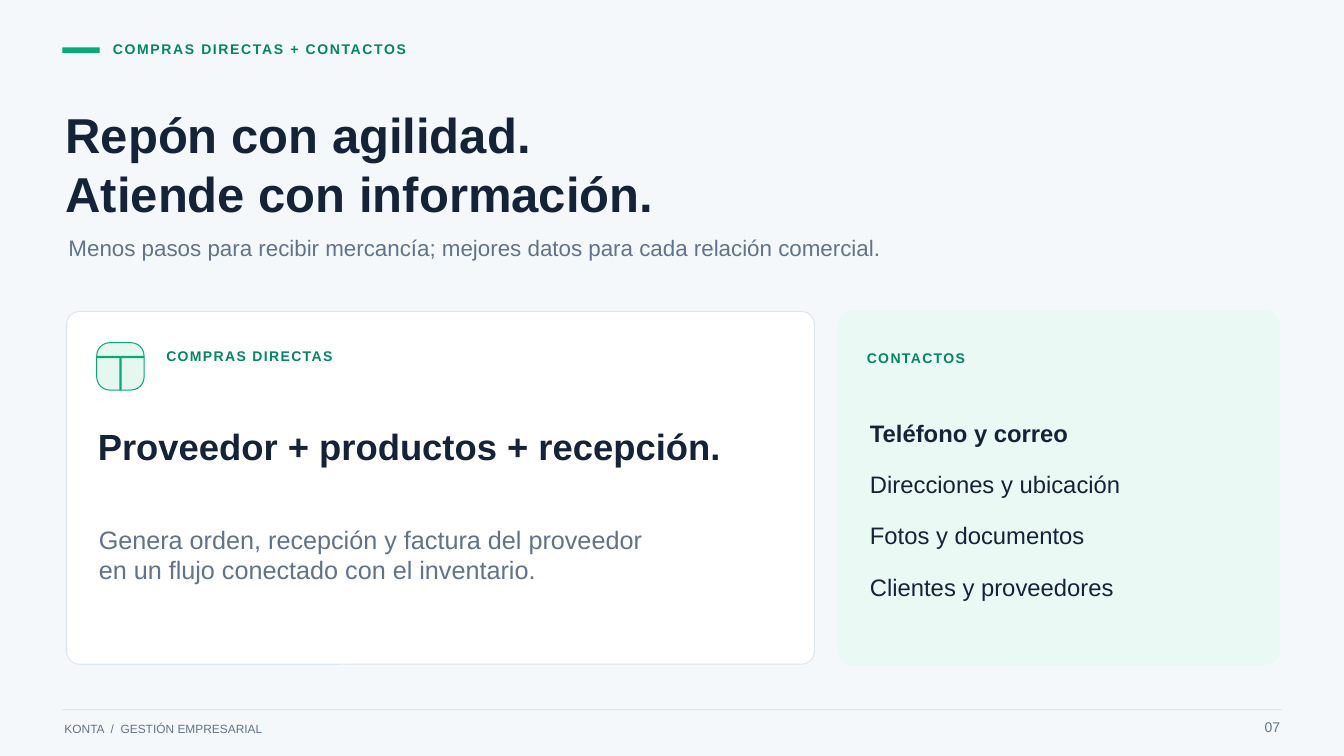
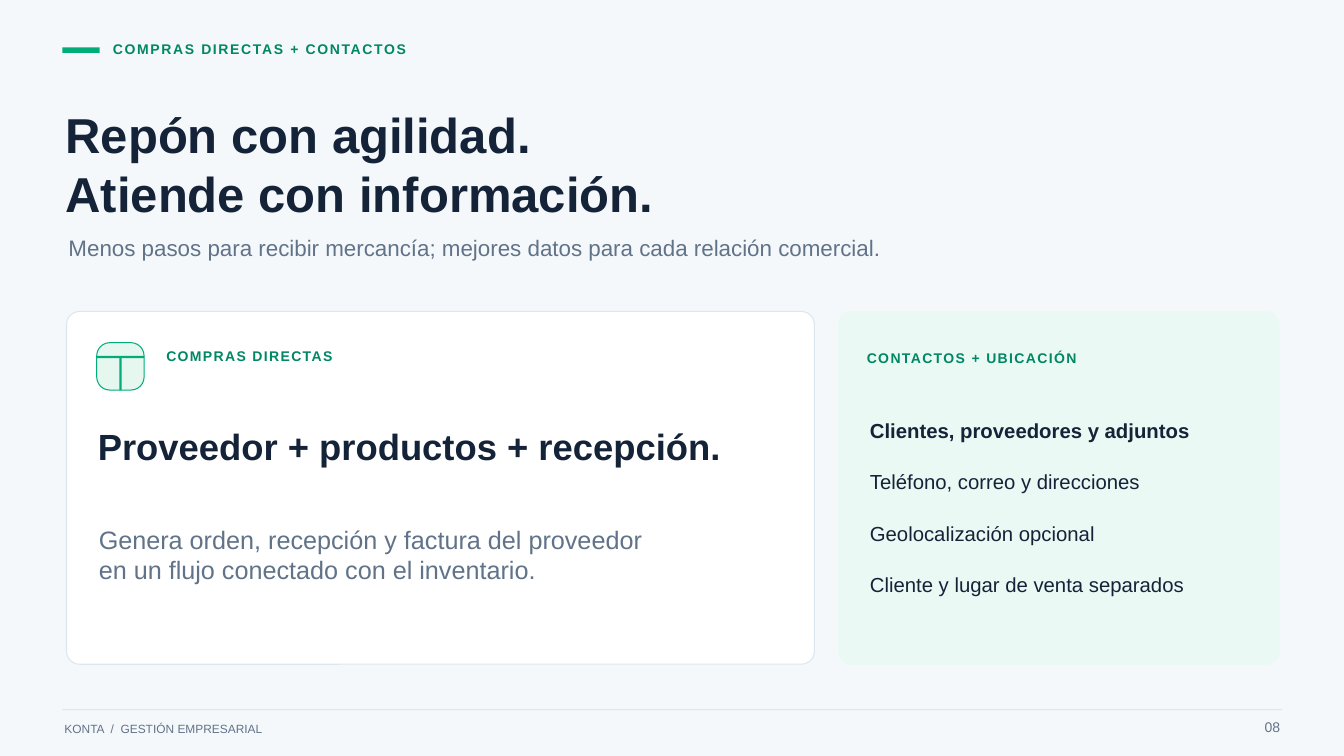
Before and after one commit to Jefersson001/Sistema-de-Venta, a slide deck: slide 8 of docs/Konta_Presentacion_Comercial.pptx (slide 7 before the commit). Drawn at 1344x756 pixels with LibreOffice and Linux fonts; fonts in the diff are those of the drawing. Boxes give left, top, right and bottom in pixels: in the first picture for what was removed or moved away, otherwise in the second. Text is boxed around its words. In the diff, an @@ line names an element or a change of style, - is before the commit and + after.

```diff
--- a/docs/Konta_Presentacion_Comercial.pptx
+++ b/docs/Konta_Presentacion_Comercial.pptx
@@ text at [867, 352, 1076, 363]: text changed @@
-CONTACTOS
+CONTACTOS + UBICACIÓN
@@ text at [870, 423, 1190, 443]: text changed; size 17 to 14.5 pt @@
-Teléfono y correo
+Clientes, proveedores y adjuntos
@@ text at [870, 474, 1140, 493]: text changed; size 17 to 14.5 pt @@
-Direcciones y ubicación
+Teléfono, correo y direcciones
@@ text at [870, 526, 1095, 546]: text changed; size 17 to 14.5 pt @@
-Fotos y documentos
+Geolocalización opcional
@@ text at [870, 577, 1184, 597]: text changed; size 17 to 14.5 pt @@
-Clientes y proveedores
+Cliente y lugar de venta separados
@@ text at [1265, 722, 1281, 732]: text changed @@
-07
+08
```
Also in this commit, not shown: 10 other slides changed, 1 slide added, 59 other files.
